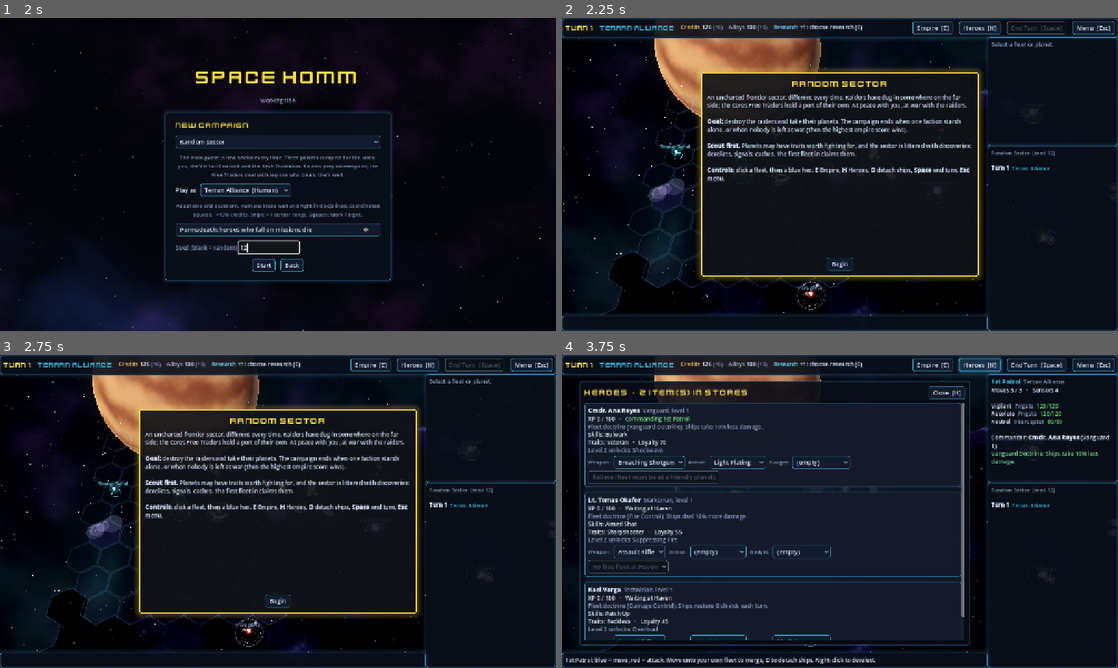
Above: before the commit, frames 1-4 (two rows, left to right).
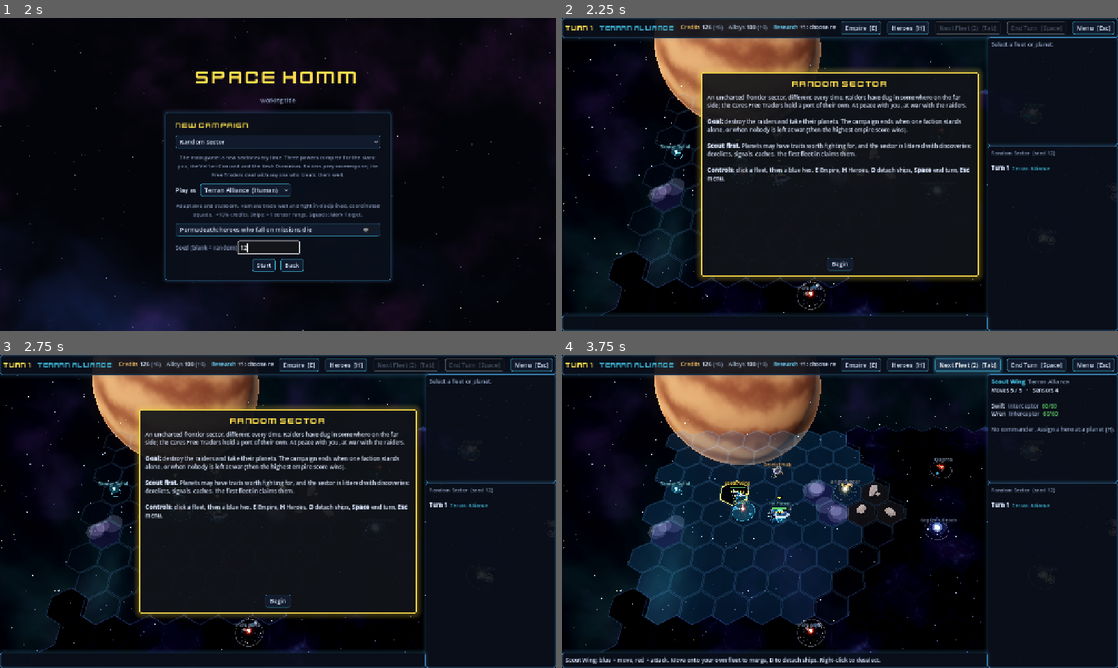
Above: after the commit, the same moments.

Repository: jamesedchristie/space-homm
Game: Godot game, scene res://src/presentation/main.tscn
Two runs of this game, one before a commit and one after it. Both use one fixed random seed, a clock stepped at 60 frames per second and the inputs below.
Inputs (mouse positions are in pixels of both pictures, inside the frame that each line leads up to):
- Up to frame 1 (2 s): click "New campaign" at 0.5 s; click (266, 246) at 1.27 s; type "12" at 1.35 s
- Up to frame 2 (2.25 s): click "Start" at 2 s
- Up to frame 3 (2.75 s): no input
- Up to frame 4 (3.75 s): click "Begin" at 2.75 s; click (967, 364) at 3.5 s, where only the run after the commit has a clickable "Next Fleet (2) [Tab]"

Frame 1 is identical in both runs. In frame 2, 0.5% of the frame differs, in the area x 49-79%, y 1-6%; in frame 3, 0.5%; in frame 4, 38%, in the area x 0-100%, y 0-99%.

Commit message:
Galaxy: open the system under a fleet, mark fleets that can still move; four-person away teams
- Clicking your selected fleet again (or S) opens the system it's parked in;
  before, a fleet in orbit blocked clicking into the system.
- Fleets that can still move get a bouncing arrow; spent fleets fade (dim
  ring and name). New "Next Fleet (N)" button in the top bar; once a fleet
  uses its moves the next ready one is selected and the 3D camera glides to it.
- Away teams are a hero plus three marines (was two): at level 1 a hero and
  two marines lost a third of missions even with the AI playing them.

Co-Authored-By: Claude Opus 5.5 <noreply@anthropic.com>
Claude-Session: https://claude.ai/code/session_011S8DfbG2VPjJYDMcXDFx8r

Diff:
--- a/data/missions/derelict_rescue.json
+++ b/data/missions/derelict_rescue.json
@@ -4,7 +4,7 @@
   "type": "ground",
   "description": "Your captured crew are being held on the derelict station. Get in, reach the holding cells, get them out.",
   "map": "derelict_deck",
-  "squad_size": 3,
+  "squad_size": 4,
   "marine_unit": "marine",
   "duration": 2,
   "max_rounds": 25,
--- a/data/missions/derelict_station.json
+++ b/data/missions/derelict_station.json
@@ -4,7 +4,7 @@
   "type": "ground",
   "description": "A dead research station drifts in the asteroid shadows. Raiders have been seen boarding it. Its data core could hold research worth having.",
   "map": "derelict_deck",
-  "squad_size": 3,
+  "squad_size": 4,
   "marine_unit": "marine",
   "duration": 2,
   "max_rounds": 25,
--- a/data/missions/plague_lab.json
+++ b/data/missions/plague_lab.json
@@ -4,7 +4,7 @@
   "type": "ground",
   "description": "A research station went dark under quarantine seal, and something is still moving in its vents. The vault holds the only copy of the research. Go in, take what you can and be back at the evacuation lock before the infection finishes waking up.",
   "map": "plague_lab",
-  "squad_size": 3,
+  "squad_size": 4,
   "marine_unit": "marine",
   "duration": 2,
   "max_rounds": 30,
--- a/data/missions/relay_rescue.json
+++ b/data/missions/relay_rescue.json
@@ -4,7 +4,7 @@
   "type": "ground",
   "description": "The raiders took your people from the relay and are holding them in the outpost's ore lockers until a buyer arrives. Get in and get them out.",
   "map": "mining_outpost",
-  "squad_size": 3,
+  "squad_size": 4,
   "marine_unit": "marine",
   "duration": 2,
   "max_rounds": 25,
--- a/data/missions/silent_relay.json
+++ b/data/missions/silent_relay.json
@@ -4,7 +4,7 @@
   "type": "ground",
   "description": "A Patrol listening relay on a mining rock has gone quiet, and raider skiffs are circling it. Land a team in the relay room and hold it while the codes are wiped: if the raiders get them, they'll hear every order you send.",
   "map": "mining_outpost",
-  "squad_size": 3,
+  "squad_size": 4,
   "marine_unit": "marine",
   "duration": 2,
   "max_rounds": 20,
--- a/data/missions/smugglers_freighter.json
+++ b/data/missions/smugglers_freighter.json
@@ -4,7 +4,7 @@
   "type": "ground",
   "description": "A blockade runner is dead in the water with her running lights off, and her crew has stopped answering hails. Board her at the stern, fight forward through the holds and take the bridge. Someone aboard may still be alive.",
   "map": "freighter_deck",
-  "squad_size": 3,
+  "squad_size": 4,
   "marine_unit": "marine",
   "duration": 2,
   "max_rounds": 30,
--- a/data/missions/wreck_ambush.json
+++ b/data/missions/wreck_ambush.json
@@ -4,7 +4,7 @@
   "type": "ground",
   "description": "A freighter broke up over a dead moon and her cargo is scattered across the surface. It looks like a salvage job. The raiders who have been watching it from the ridges know that, too. Dig in inside the hull and hold on until the shuttle can lift you out.",
   "map": "wreck_field",
-  "squad_size": 3,
+  "squad_size": 4,
   "marine_unit": "marine",
   "duration": 2,
   "max_rounds": 20,
--- a/data/missions/wreck_rescue.json
+++ b/data/missions/wreck_rescue.json
@@ -4,7 +4,7 @@
   "type": "ground",
   "description": "The raiders dragged your people off the moon and into their salvage camp, working them for ransom. Go in quietly, or loudly, and get them out.",
   "map": "derelict_deck",
-  "squad_size": 3,
+  "squad_size": 4,
   "marine_unit": "marine",
   "duration": 2,
   "max_rounds": 25,
--- a/src/core/data_registry.gd
+++ b/src/core/data_registry.gd
@@ -265,8 +265,8 @@
 	var map_def: Dictionary = maps.get(def.get("map", ""), {})
 	if map_def.is_empty():
 		_err("%s: unknown map '%s'" % [owner, def.get("map", "")])
-	elif map_def.get("deployment", {}).get("squad", []).size() < int(def.get("squad_size", 3)):
-		_err("%s: map '%s' needs at least %d deployment.squad slots" % [owner, def["map"], int(def.get("squad_size", 3))])
+	elif map_def.get("deployment", {}).get("squad", []).size() < int(def.get("squad_size", 4)):
+		_err("%s: map '%s' needs at least %d deployment.squad slots" % [owner, def["map"], int(def.get("squad_size", 4))])
 	if not units.has(def.get("marine_unit", "marine")):
 		_err("%s: unknown marine_unit '%s'" % [owner, def.get("marine_unit", "marine")])
 	for e: Dictionary in def.get("enemies", []):
--- a/src/missions/mission_factory.gd
+++ b/src/missions/mission_factory.gd
@@ -87,7 +87,7 @@
 	if not extra.is_empty() and extra not in marine_def["abilities"]:
 		marine_def["abilities"].insert(mini(1, marine_def["abilities"].size()), extra)
 	var n := 1
-	while squad.size() < int(mission.get("squad_size", 3)):
+	while squad.size() < int(mission.get("squad_size", 4)):
 		squad.append({"unit_def": marine_def, "name": "Marine %d" % n})
 		n += 1
 	return squad
--- a/src/presentation/board3d/board_camera_3d.gd
+++ b/src/presentation/board3d/board_camera_3d.gd
@@ -48,6 +48,11 @@
 	var d_h := (depth * sin(pitch) * 1.3 * screen.y / area.size.y) / (2.0 * tan_half)
 	distance = clampf(maxf(d_w, d_h) * 1.12, min_distance, max_distance)
 	update()
+
+
+## The screen rectangle the board is framed in (last fit()).
+func get_area() -> Rect2:
+	return _area
 
 
 func update() -> void:
--- a/src/presentation/strategic/fleet_3d.gd
+++ b/src/presentation/strategic/fleet_3d.gd
@@ -23,6 +23,8 @@
 var _composition := ""
 var _t := 0.0
 var _trail: CPUParticles3D
+var _ring_material: StandardMaterial3D
+var _disc_material: StandardMaterial3D
 
 
 var _style := ""
@@ -48,7 +50,8 @@
 	torus.outer_radius = 0.33
 	torus.rings = 32
 	ring.mesh = torus
-	ring.material_override = BoardGeometry.flat_material(Color(color, 0.8))
+	_ring_material = BoardGeometry.flat_material(Color(color, 0.8))
+	ring.material_override = _ring_material
 	ring.position.y = 0.03
 	ring.scale = Vector3(1, 0.1, 1)
 	add_child(ring)
@@ -59,7 +62,8 @@
 	cyl.height = 0.005
 	cyl.radial_segments = 24
 	disc.mesh = cyl
-	disc.material_override = BoardGeometry.flat_material(Color(color, 0.12))
+	_disc_material = BoardGeometry.flat_material(Color(color, 0.12))
+	disc.material_override = _disc_material
 	disc.position.y = 0.025
 	add_child(disc)
 
@@ -85,6 +89,11 @@
 	moves_left = fleet.moves_left
 	max_moves = max_moves_override if max_moves_override >= 0 else fleet.speed(data)
 	hull_ratio = fleet.hull_ratio(data)
+	# Your fleets that have moved this turn fade back; ones that can still move stay bright.
+	var spent := show_moves and moves_left <= 0
+	if _ring_material != null:
+		_ring_material.albedo_color = Color(color.darkened(0.55), 0.45) if spent else Color(color, 0.8)
+		_disc_material.albedo_color = Color(color, 0.04) if spent else Color(color, 0.12)
 	var units := PackedStringArray()
 	for ship in fleet.ships:
 		units.append(ship["unit"])
@@ -112,6 +121,11 @@
 		model.scale = Vector3(s, s, s)
 		model.position = slots[i]
 		_models.add_child(model)
+
+
+## One of your fleets with moves left this turn.
+func is_ready() -> bool:
+	return show_moves and moves_left > 0
 
 
 func set_selected(value: bool) -> void:
--- /dev/null
+++ b/src/presentation/strategic/fleet_markers.gd
@@ -0,0 +1,13 @@
+class_name FleetMarkers
+extends RefCounted
+## Shared 2D marks for fleets on the galaxy map (2D board and the 3D board's overlay).
+
+
+## A small bouncing arrow over one of your fleets that can still move this turn.
+static func draw_ready_chevron(canvas: CanvasItem, at: Vector2) -> void:
+	var t := Time.get_ticks_msec() / 1000.0
+	var p := at + Vector2(0, sin(t * 4.0) * 2.5)
+	var pts := PackedVector2Array([p + Vector2(-6, -5), p + Vector2(6, -5), p + Vector2(0, 2)])
+	canvas.draw_colored_polygon(PackedVector2Array([pts[0] + Vector2(-1.5, -1.5), pts[1] + Vector2(1.5, -1.5),
+			pts[2] + Vector2(0, 2)]), Color(0, 0, 0, 0.8))
+	canvas.draw_colored_polygon(pts, Palette.ACTIVE)
--- a/src/presentation/strategic/fleet_view.gd
+++ b/src/presentation/strategic/fleet_view.gd
@@ -104,7 +104,9 @@
 		draw_colored_polygon(pts, color)
 	var font := ThemeDB.fallback_font
 	draw_string(font, Vector2(8, 16), str(ship_count), HORIZONTAL_ALIGNMENT_LEFT, -1, 11, Palette.TEXT)
-	draw_string(font, Vector2(-60, 30), display_name, HORIZONTAL_ALIGNMENT_CENTER, 120, 10, color.lightened(0.3))
+	var spent := show_moves and moves_left <= 0 and not selected
+	draw_string(font, Vector2(-60, 30), display_name, HORIZONTAL_ALIGNMENT_CENTER, 120, 10,
+			Palette.TEXT_DIM if spent else color.lightened(0.3))
 	# Hull bar.
 	draw_rect(Rect2(Vector2(-14, 19), Vector2(28, 2.5)), Color(0, 0, 0, 0.6))
 	draw_rect(Rect2(Vector2(-14, 19), Vector2(28 * clampf(hull_ratio, 0, 1), 2.5)), Palette.HULL)
@@ -112,3 +114,11 @@
 		for i in max_moves:
 			var c := Palette.ACTIVE if i < moves_left else Color(1, 1, 1, 0.15)
 			draw_circle(Vector2(-((max_moves - 1) * 3.0) + i * 6.0, -20), 1.8, c)
+		if moves_left > 0 and not selected:
+			FleetMarkers.draw_ready_chevron(self, Vector2(0, -30))
+
+
+func _process(_delta: float) -> void:
+	# The ready arrow bobs.
+	if show_moves and moves_left > 0 and not selected and visible:
+		queue_redraw()
--- a/src/presentation/strategic/galaxy_board.gd
+++ b/src/presentation/strategic/galaxy_board.gd
@@ -75,6 +75,11 @@
 	pass
 
 
+## Brings `cell` into view if the map can scroll (3D). No-op by default.
+func focus_cell(_cell: Vector2i) -> void:
+	pass
+
+
 ## Grid cell under the mouse, or null.
 func cell_at_mouse() -> Variant:
 	return null
--- a/src/presentation/strategic/galaxy_board_3d.gd
+++ b/src/presentation/strategic/galaxy_board_3d.gd
@@ -349,6 +349,21 @@
 
 # --- Camera and input ---------------------------------------------------------
 
+## Glides the camera to `cell` when it's off screen or near the edge of the map area.
+func focus_cell(cell: Vector2i) -> void:
+	if _rig == null or not _rig.camera.is_inside_tree():
+		return
+	var at := world(cell)
+	var area := _rig.get_area()
+	if not _rig.camera.is_position_behind(at) and area.size != Vector2.ZERO:
+		var inner := area.grow_individual(-area.size.x * 0.15, -area.size.y * 0.15, -area.size.x * 0.15, -area.size.y * 0.15)
+		if inner.has_point(_rig.camera.unproject_position(at)):
+			return
+	var tw := _rig.create_tween()
+	tw.tween_method(func(p: Vector3) -> void:
+		_rig.pivot = p
+		_rig.update(), _rig.pivot, Vector3(at.x, 0.0, at.z), 0.35).set_trans(Tween.TRANS_SINE).set_ease(Tween.EASE_OUT)
+
 func cell_at_mouse() -> Variant:
 	if _rig == null:
 		return null
--- a/src/presentation/strategic/galaxy_hud.gd
+++ b/src/presentation/strategic/galaxy_hud.gd
@@ -4,6 +4,7 @@
 ## and a modal dialog for battles and reports. Emits signals only.
 
 signal end_turn_pressed
+signal next_fleet_pressed
 signal heroes_pressed
 signal empire_pressed
 signal menu_pressed
@@ -20,6 +21,7 @@
 var _faction_label: Label
 var _resources_label: RichTextLabel
 var _end_turn_button: Button
+var _next_fleet_button: Button
 var _info: RichTextLabel
 var _log: RichTextLabel
 var _hint: Label
@@ -62,6 +64,12 @@
 
 func set_end_turn_enabled(enabled: bool) -> void:
 	_end_turn_button.disabled = not enabled
+
+
+## How many of your fleets can still move this turn (Next Fleet button).
+func set_ready_fleets(count: int, enabled: bool) -> void:
+	_next_fleet_button.text = "Next Fleet (%d)  [Tab]" % count if count > 0 else "All fleets moved"
+	_next_fleet_button.disabled = not enabled or count == 0
 
 
 func set_info(bbcode: String) -> void:
@@ -130,6 +138,9 @@
 	row.add_child(_resources_label)
 	row.add_child(UiKit.button("Empire  [E]", func() -> void: empire_pressed.emit()))
 	row.add_child(UiKit.button("Heroes  [H]", func() -> void: heroes_pressed.emit()))
+	_next_fleet_button = UiKit.button("Next Fleet  [Tab]", func() -> void: next_fleet_pressed.emit())
+	_next_fleet_button.tooltip_text = "Select your next fleet that can still move this turn"
+	row.add_child(_next_fleet_button)
 	_end_turn_button = UiKit.button("End Turn  [Space]", func() -> void: end_turn_pressed.emit())
 	row.add_child(_end_turn_button)
 	row.add_child(UiKit.button("Menu  [Esc]", func() -> void: menu_pressed.emit()))
--- a/src/presentation/strategic/galaxy_overlay_3d.gd
+++ b/src/presentation/strategic/galaxy_overlay_3d.gd
@@ -65,7 +65,12 @@
 	draw_rect(Rect2(p + Vector2(-w / 2.0 - 1, -1), Vector2(w + 2, 5)), Color(0, 0, 0, 0.75))
 	draw_rect(Rect2(p + Vector2(-w / 2.0, 0), Vector2(w * clampf(fv.hull_ratio, 0, 1), 3)), Palette.HULL)
 	_text(p + Vector2(w / 2.0 + 4, 6), str(fv.ship_count), 20, 11, Palette.TEXT, HORIZONTAL_ALIGNMENT_LEFT)
-	_text(p + Vector2(-70, -5), fv.display_name, 140, 11, Palette.ACTIVE if fv.selected else fv.color.lightened(0.3))
+	var name_color := Palette.ACTIVE if fv.selected else fv.color.lightened(0.3)
+	if fv.show_moves and fv.moves_left <= 0 and not fv.selected:
+		name_color = Palette.TEXT_DIM
+	_text(p + Vector2(-70, -5), fv.display_name, 140, 11, name_color)
+	if fv.is_ready() and not fv.selected:
+		FleetMarkers.draw_ready_chevron(self, p + Vector2(0, -22))
 	if fv.show_moves:
 		for i in fv.max_moves:
 			var c := Palette.ACTIVE if i < fv.moves_left else Color(1, 1, 1, 0.2)
--- a/src/presentation/strategic/galaxy_screen.gd
+++ b/src/presentation/strategic/galaxy_screen.gd
@@ -67,6 +67,10 @@
 	for e in data.errors:
 		push_error("Content: " + e)
 	hud.end_turn_pressed.connect(_on_end_turn_pressed)
+	hud.next_fleet_pressed.connect(func() -> void:
+		if not _busy and _is_human_turn() and not hud.system_view.visible:
+			_select_next_fleet()
+			_refresh())
 	hud.heroes_pressed.connect(_toggle_roster)
 	hud.empire_pressed.connect(_toggle_empire)
 	hud.empire.command_requested.connect(_on_empire_command)
@@ -220,8 +224,11 @@
 		var error := GalaxySave.write(GalaxySave.AUTOSAVE, engine, campaign_id)
 		if not error.is_empty():
 			hud.log_line(UiKit.color_tag("Autosave failed: " + error, Palette.BAD))
-	if _is_human_turn() and not engine.state.fleets.has(selected_fleet):
-		_select_next_fleet()
+	if _is_human_turn():
+		var current: Fleet = engine.state.fleets.get(selected_fleet)
+		# Like Civ: once a fleet has used its moves, hand over to the next one that hasn't.
+		if current == null or (current.owner == player_faction and current.moves_left <= 0 and _ready_fleet_count() > 0):
+			_select_next_fleet()
 	_refresh()
 
 
@@ -536,6 +543,7 @@
 	hud.set_turn(s.turn_number, current["name"], Palette.team_color(current["team"]))
 	var human := not _busy and _is_human_turn()
 	hud.set_end_turn_enabled(human)
+	hud.set_ready_fleets(_ready_fleet_count(), human)
 
 	var move_cells: Array[Vector2i] = []
 	var path: Array[Vector2i] = []
@@ -596,8 +604,12 @@
 					EmpireRules.defense_units(engine, target_system).size()]
 	elif _hover != null and _reach.has(_hover) and _hover != fleet.cell:
 		text = "Move here: %d of %d moves" % [_reach[_hover]["cost"], fleet.moves_left]
+	elif _hover != null and _hover == fleet.cell and _own_system_under_fleet() != null:
+		text = "Click again (or press S) to open the %s system" % _own_system_under_fleet().name
 	else:
 		text = "%s: blue = move, red = attack. Move onto your own fleet to merge, D to detach ships. Right-click to deselect." % fleet.name
+		if _own_system_under_fleet() != null:
+			text += " S: open this system."
 	if _hover != null:
 		var planet := engine.state.planet_at(_hover)
 		if planet != null:
@@ -629,8 +641,27 @@
 		if f.moves_left > 0:
 			selected_fleet = f.id
 			selected_planet = ""
+			selected_anomaly = ""
+			board.focus_cell(f.cell)
 			return
 	selected_fleet = ""
+
+
+func _ready_fleet_count() -> int:
+	var n := 0
+	for f in engine.state.fleets_of(player_faction):
+		if f.moves_left > 0:
+			n += 1
+	return n
+
+
+## Your system under the selected fleet, or null.
+func _own_system_under_fleet() -> Planet:
+	var fleet: Fleet = engine.state.fleets.get(selected_fleet)
+	if fleet == null or fleet.owner != player_faction:
+		return null
+	var planet := engine.state.planet_at(fleet.cell)
+	return planet if planet != null and planet.owner == player_faction else null
 
 
 func _fit_map() -> void:
@@ -681,7 +712,7 @@
 	var needs := "A fleet with a ready commander can launch it." if mission.get("requires_hero", true) \
 			else "Any fleet can launch it."
 	return "[b]%s[/b]\n%s\n\n%s\nAway team: %d. Heroes are away for %d turns." % [a["name"],
-			UiKit.color_tag(mission.get("name", ""), Palette.ACTIVE), mission.get("description", ""), int(mission.get("squad_size", 3)),
+			UiKit.color_tag(mission.get("name", ""), Palette.ACTIVE), mission.get("description", ""), int(mission.get("squad_size", 4)),
 			int(mission.get("duration", 2))] + "\n\n" + UiKit.color_tag(needs + " End a move on it.", Palette.TEXT_DIM)
 
 
@@ -690,7 +721,7 @@
 	var team := PackedStringArray()
 	for h in heroes:
 		team.append("%s (%s %d)" % [h.name, data.hero_classes[h.class_id].get("name", ""), h.level])
-	var marines := int(mission.get("squad_size", 3)) - heroes.size()
+	var marines := int(mission.get("squad_size", 4)) - heroes.size()
 	if marines > 0:
 		team.append("%d marine%s" % [marines, "s" if marines > 1 else ""])
 	var risk := "Heroes who fall will be [b]killed[/b] (permadeath)." if engine.state.permadeath \
@@ -981,9 +1012,14 @@
 		if event is InputEventKey and event.pressed and not event.echo and event.keycode in [KEY_ESCAPE, KEY_S]:
 			hud.system_view.close()
 		return
-	if event is InputEventKey and event.pressed and not event.echo and event.keycode == KEY_S and not selected_planet.is_empty():
-		_open_system(selected_planet)
-		return
+	if event is InputEventKey and event.pressed and not event.echo and event.keycode == KEY_S:
+		if not selected_planet.is_empty():
+			_open_system(selected_planet)
+			return
+		var under := _own_system_under_fleet()
+		if under != null:
+			_open_system(under.id)
+			return
 	if hud.roster.visible or hud.empire.visible:
 		return
 	if board.handle_input(event):
@@ -1042,6 +1078,11 @@
 		if cell in _attack_cells or (_reach.has(cell) and cell != fleet.cell):
 			_submit(MoveFleetCommand.new(player_faction, fleet.id, cell))
 			return
+		# Clicking the selected fleet again opens the system it's parked in.
+		var under := _own_system_under_fleet()
+		if cell == fleet.cell and under != null:
+			_open_system(under.id)
+			return
 	var other := engine.state.fleet_at(cell)
 	var anomaly := engine.state.anomaly_at(cell)
 	selected_anomaly = ""
--- a/tests/heroes/test_heroes.gd
+++ b/tests/heroes/test_heroes.gd
@@ -122,7 +122,7 @@
 	assert_false(g.submit(EndFactionTurnCommand.new("a")).ok, "decide first")
 	var scenario := g.pending_mission_scenario()
 	assert_eq(scenario["teams"][0]["units"][0]["ref"], "hero:h")
-	assert_eq(scenario["teams"][0]["units"].size(), 3)
+	assert_eq(scenario["teams"][0]["units"].size(), 4)
 
 	var battle := BattleEngine.from_scenario(g.data, scenario, 3)
 	battle.state.rewards.append({"loyalty": 10, "xp": 20})
--- a/tests/tactical/test_mission_mechanics.gd
+++ b/tests/tactical/test_mission_mechanics.gd
@@ -158,7 +158,7 @@
 	var data := DataRegistry.get_default()
 	var mission: Dictionary = data.missions["derelict_station"]
 	var squad := MissionFactory.squad_for(data, mission, [] as Array[Hero])
-	assert_eq(squad.size(), 3, "filled with marines")
+	assert_eq(squad.size(), 4, "filled with marines")
 	var e := BattleEngine.from_scenario(data, MissionFactory.scenario(data, mission, squad, 0), 9)
 	assert_true(e.state.fog_enabled)
 	var lockers := e.state.triggers.filter(func(t: Dictionary) -> bool: return t.get("marker", "") == "loot")
Not shown, added: src/presentation/strategic/fleet_markers.gd.uid
Not shown, changed: docs/architecture.md
